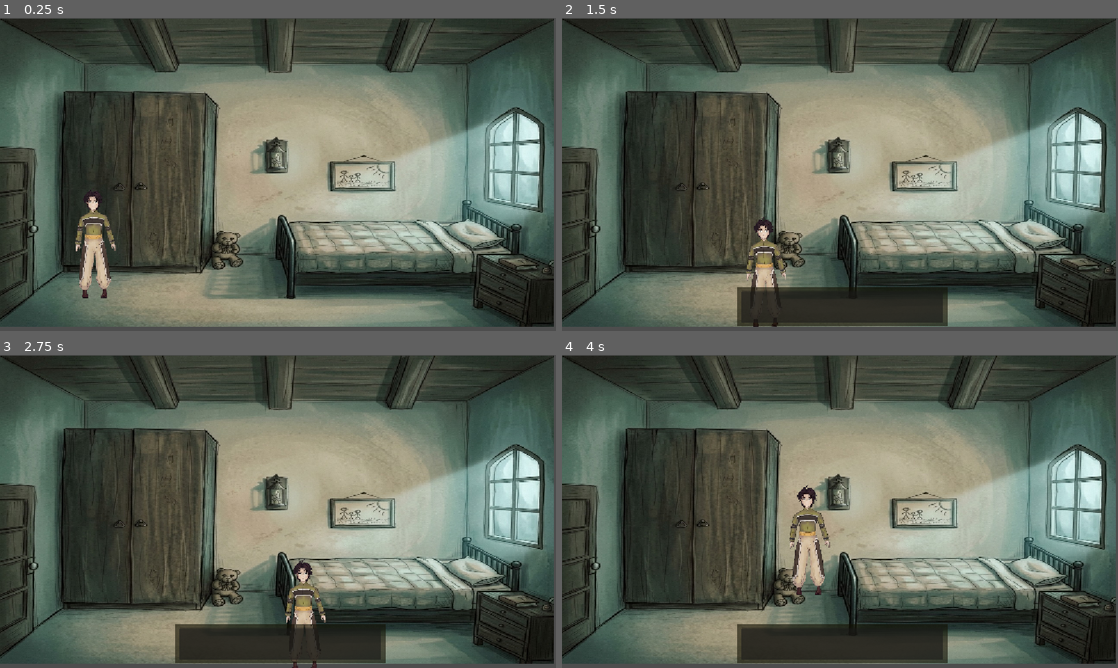
Above: before the commit, frames 1-4 (two rows, left to right).
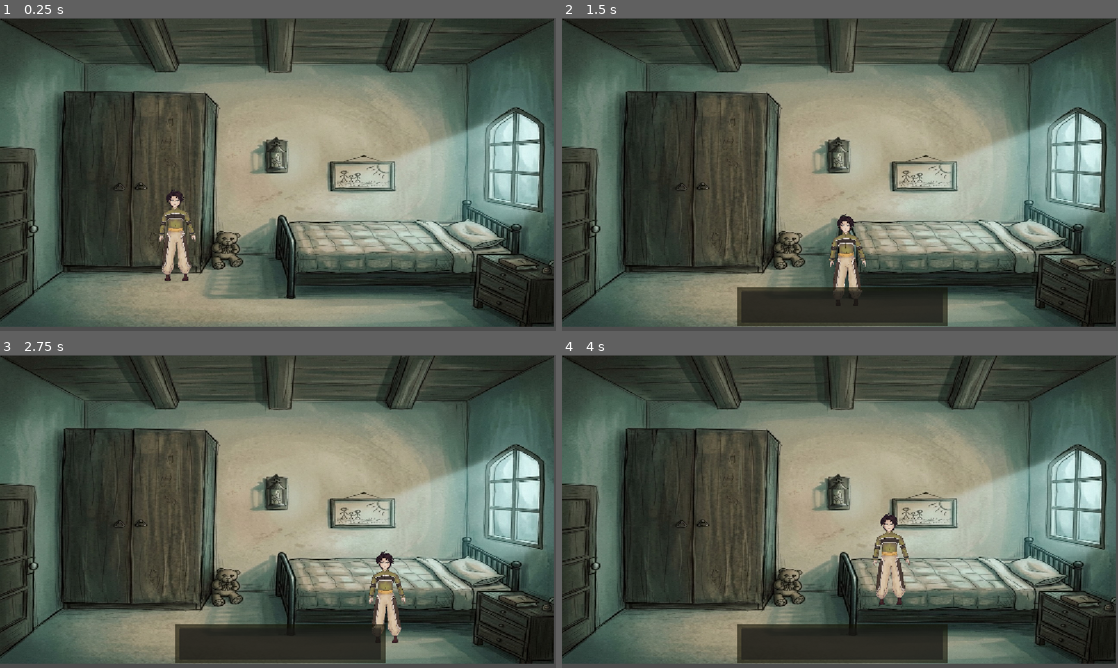
Above: after the commit, the same moments.

Repository: ramochka05/Geam
Game: Godot game, scene res://assets/levels/bedroom/bedroom.tscn
Same seed, same stepped clock (60 frames per second), same inputs: the game is played once before the commit and once after it.
Inputs:
- Up to frame 1 (0.25 s): no input
- Up to frame 2 (1.5 s): tap Enter at 0.5 s; hold Right (ui_right) 0.53-1.28 s; tap Tab (interact) at 0.6 s; tap E at 0.8, 1.35 s; hold Down (ui_down) from 1.28 s (still down)
- Up to frame 3 (2.75 s): tap Tab (interact) at 1.55, 2.1 s; tap Space at 2 s; release Down (ui_down) at 2.03 s; hold Right (ui_right) from 2.03 s (still down); tap E at 2.3 s
- Up to frame 4 (4 s): release Right (ui_right) at 2.78 s; hold Up (ui_up) 2.78-3.53 s; tap E at 2.85, 3.8 s; tap Tab (interact) at 3.05, 3.6 s; hold Left (ui_left) from 3.53 s (still down)

The runs differ from the first frame. In frame 1, 2.1% of the frame differs, in the area x 13-36%, y 54-90%; in frame 2, 1.7%; in frame 3, 1.9%; in frame 4, 2.3%, in the area x 40-63%, y 41-80%.

Commit message:
fix: two main transitions

Diff:
--- a/assets/levels/bedroom/bedroom.tscn
+++ b/assets/levels/bedroom/bedroom.tscn
@@ -2,19 +2,19 @@
 
 [ext_resource type="Texture2D" uid="uid://csmycqhb3xsg3" path="res://assets/levels/bedroom/bedroom.jpg" id="1_smmaq"]
 [ext_resource type="PackedScene" uid="uid://dwxxue464ng7a" path="res://assets/player/player.tscn" id="2_fnvm4"]
-[ext_resource type="PackedScene" uid="uid://brs8jnbcbbvve" path="res://portal/portal.tscn" id="3_1qynn"]
+[ext_resource type="Script" uid="uid://d0ly1b82x1co8" path="res://assets/levels/bedroom/exit_zone.gd" id="3_8aci4"]
 
 [sub_resource type="RectangleShape2D" id="RectangleShape2D_2v6b8"]
 size = Vector2(1274, 172)
-
-[sub_resource type="RectangleShape2D" id="RectangleShape2D_knfqp"]
-size = Vector2(62, 119)
 
 [sub_resource type="RectangleShape2D" id="RectangleShape2D_smmaq"]
 size = Vector2(1056.25, 172)
 
 [sub_resource type="RectangleShape2D" id="RectangleShape2D_fnvm4"]
 size = Vector2(67.84428, 75.59026)
+
+[sub_resource type="RectangleShape2D" id="RectangleShape2D_tdvnw"]
+size = Vector2(90, 230.5)
 
 [node name="Bedroom" type="Node2D" unique_id=516565049]
 
@@ -23,21 +23,11 @@
 scale = Vector2(0.896875, 0.71125984)
 texture = ExtResource("1_smmaq")
 
-[node name="player test" parent="." unique_id=505350250 groups=["player"] instance=ExtResource("2_fnvm4")]
-position = Vector2(-452, -280)
-scale = Vector2(2.5, 2.374)
-
 [node name="StaticBody2D" type="StaticBody2D" parent="." unique_id=315744719]
 
 [node name="CollisionShape2D" type="CollisionShape2D" parent="StaticBody2D" unique_id=1172877065]
 position = Vector2(593, 237)
 shape = SubResource("RectangleShape2D_2v6b8")
-
-[node name="portal" parent="." unique_id=772575493 instance=ExtResource("3_1qynn")]
-
-[node name="CollisionShape2D" type="CollisionShape2D" parent="portal" unique_id=1202189673]
-position = Vector2(29, 458)
-shape = SubResource("RectangleShape2D_knfqp")
 
 [node name="StaticBody2D2" type="StaticBody2D" parent="." unique_id=239225088]
 
@@ -59,3 +49,16 @@
 rotation = 1.0192723
 scale = Vector2(0.94776964, -2.0339575)
 shape = SubResource("RectangleShape2D_fnvm4")
+
+[node name="ExitZone" type="Area2D" parent="." unique_id=1955839250]
+script = ExtResource("3_8aci4")
+next_scene_path = "res://assets/levels/hall/hall.tscn"
+
+[node name="CollisionShape2D" type="CollisionShape2D" parent="ExitZone" unique_id=2064447631]
+position = Vector2(35, 467)
+shape = SubResource("RectangleShape2D_tdvnw")
+debug_color = Color(0.83637625, 0.0012604481, 0.93257874, 0.41960785)
+
+[node name="Player" parent="." unique_id=505350250 instance=ExtResource("2_fnvm4")]
+position = Vector2(255, 372)
+scale = Vector2(2, 2)
--- /dev/null
+++ b/assets/levels/bedroom/exit_zone.gd
@@ -0,0 +1,29 @@
+extends Area2D
+
+# Путь к следующей сцене (можно указать в инспекторе)
+@export var next_scene_path: String = "res://assets/levels/.../.tscn"
+
+# Название зоны (для отладки)
+@export var zone_name: String = "Выход"
+
+var player_is_near = false
+
+func _ready():
+	body_entered.connect(_on_body_entered)
+	body_exited.connect(_on_body_exited)
+
+func _on_body_entered(body):
+	if body.is_in_group("player"):
+		player_is_near = true
+		print("Игрок рядом с зоной: ", zone_name)
+
+func _on_body_exited(body):
+	if body.is_in_group("player"):
+		player_is_near = false
+		print("Игрок покинул зону: ", zone_name)
+
+# Вызывается из скрипта игрока при нажатии клавиши
+func interact():
+	if player_is_near and next_scene_path != "":
+		print("Переход на сцену: ", next_scene_path)
+		get_tree().change_scene_to_file(next_scene_path)
--- a/assets/levels/hall/hall.tscn
+++ b/assets/levels/hall/hall.tscn
@@ -2,13 +2,11 @@
 
 [ext_resource type="Texture2D" uid="uid://dyk2xymsrdxvk" path="res://assets/levels/hall/hall.jpg" id="1_i44t4"]
 [ext_resource type="PackedScene" uid="uid://dwxxue464ng7a" path="res://assets/player/player.tscn" id="2_53m2r"]
-[ext_resource type="PackedScene" uid="uid://brs8jnbcbbvve" path="res://assets/levels/portal/portal.tscn" id="3_r7kep"]
+[ext_resource type="PackedScene" uid="uid://brs8jnbcbbvve" path="res://portal/portal.tscn" id="3_r7kep"]
 [ext_resource type="PackedScene" uid="uid://dc4jfd01kh8dv" path="res://assets/items/apple/apple.tscn" id="4_hxxtw"]
 [ext_resource type="Script" uid="uid://4okgj2l3u6iq" path="res://assets/items/apple/bad_apple.gd" id="5_7vl5q"]
 [ext_resource type="Texture2D" uid="uid://dqwpdwtl0j3xv" path="res://assets/items/apple/bad_apple_sprite.png" id="6_8rbfl"]
-
-[sub_resource type="RectangleShape2D" id="RectangleShape2D_ts2qu"]
-size = Vector2(46.593704, 29.212067)
+[ext_resource type="Script" uid="uid://d0ly1b82x1co8" path="res://assets/levels/bedroom/exit_zone.gd" id="7_xtsg6"]
 
 [sub_resource type="RectangleShape2D" id="RectangleShape2D_xncuo"]
 size = Vector2(7.610489, 7.3191495)
@@ -22,29 +20,15 @@
 [sub_resource type="RectangleShape2D" id="RectangleShape2D_w0h0x"]
 size = Vector2(171.7479, 108.48272)
 
+[sub_resource type="RectangleShape2D" id="RectangleShape2D_7bwe1"]
+size = Vector2(168, 122.25)
+
 [node name="hall" type="Node2D" unique_id=903177662]
 
 [node name="hall" type="Sprite2D" parent="." unique_id=1145691021]
 position = Vector2(572, 323.00003)
 scale = Vector2(0.89453125, 0.71594685)
 texture = ExtResource("1_i44t4")
-
-[node name="player" parent="." unique_id=18880484 instance=ExtResource("2_53m2r")]
-z_index = 1
-position = Vector2(393, 100.00001)
-rotation = 0.054105207
-skew = -0.04886922
-
-[node name="PlayerArea" type="Area2D" parent="player" unique_id=175015965]
-position = Vector2(258.3, 304.76)
-
-[node name="PlayerCollision" type="CollisionShape2D" parent="player/PlayerArea" unique_id=1250435155]
-process_priority = 2
-position = Vector2(0.13631034, 6.344102)
-scale = Vector2(1.2000008, 1.2000008)
-skew = -0.040142573
-shape = SubResource("RectangleShape2D_ts2qu")
-debug_color = Color(0.69003457, 0.3745304, 0.8385237, 0.41960785)
 
 [node name="portal" parent="." unique_id=772575493 instance=ExtResource("3_r7kep")]
 position = Vector2(682, 337)
@@ -98,16 +82,6 @@
 scale = Vector2(4.597908, -5.1825204)
 shape = SubResource("RectangleShape2D_xncuo")
 
-[node name="portal3" parent="." unique_id=222247301 instance=ExtResource("3_r7kep")]
-position = Vector2(682, 337)
-scene = "kitchen"
-
-[node name="CollisionShape2D" type="CollisionShape2D" parent="portal3" unique_id=242918043]
-position = Vector2(-274, 43)
-rotation = -3.1415925
-scale = Vector2(4.597908, -5.1825204)
-shape = SubResource("RectangleShape2D_xncuo")
-
 [node name="portal4" parent="." unique_id=389458785 instance=ExtResource("3_r7kep")]
 position = Vector2(682, 337)
 scene = "bathroom"
@@ -131,3 +105,15 @@
 position = Vector2(61.01684, 5.861744)
 scale = Vector2(0.026117187, 0.020796234)
 texture = ExtResource("6_8rbfl")
+
+[node name="Player" parent="." unique_id=505350250 instance=ExtResource("2_53m2r")]
+position = Vector2(902, 489)
+
+[node name="ExitZone" type="Area2D" parent="." unique_id=668762984]
+script = ExtResource("7_xtsg6")
+next_scene_path = "res://assets/levels/kitchen/kitchen.tscn"
+
+[node name="CollisionShape2D" type="CollisionShape2D" parent="ExitZone" unique_id=1873106685]
+position = Vector2(427, 413)
+shape = SubResource("RectangleShape2D_7bwe1")
+debug_color = Color(0.83637625, 0.0012604481, 0.93257874, 0.41960785)
--- a/assets/levels/kitchen/kitchen.tscn
+++ b/assets/levels/kitchen/kitchen.tscn
@@ -2,12 +2,9 @@
 
 [ext_resource type="Texture2D" uid="uid://bcibtmnjawio0" path="res://assets/levels/kitchen/kitchen.jpg" id="1_crp0g"]
 [ext_resource type="PackedScene" uid="uid://dwxxue464ng7a" path="res://assets/player/player.tscn" id="2_5pn3r"]
-[ext_resource type="PackedScene" uid="uid://brs8jnbcbbvve" path="res://assets/levels/portal/portal.tscn" id="3_wnebr"]
+[ext_resource type="PackedScene" uid="uid://brs8jnbcbbvve" path="res://portal/portal.tscn" id="3_wnebr"]
 [ext_resource type="PackedScene" uid="uid://cagp2sm21boxg" path="res://assets/characters/mother/mother.tscn" id="4_wnebr"]
 [ext_resource type="Script" uid="uid://bwkd8tdv3p0mc" path="res://assets/characters/mother/mother.gd" id="5_ek7yq"]
-
-[sub_resource type="RectangleShape2D" id="RectangleShape2D_70nra"]
-size = Vector2(15.099998, 8.420391)
 
 [sub_resource type="RectangleShape2D" id="RectangleShape2D_ek7yq"]
 size = Vector2(61.5, 81.5)
@@ -48,19 +45,6 @@
 position = Vector2(582.6903, 321)
 scale = Vector2(0.45288306, 0.4613442)
 texture = ExtResource("1_crp0g")
-
-[node name="player test" parent="." unique_id=505350250 instance=ExtResource("2_5pn3r")]
-z_index = 1
-position = Vector2(252, -278.00003)
-scale = Vector2(2.5, 2.374)
-
-[node name="PlayerArea" type="Area2D" parent="player test" unique_id=2139511967]
-
-[node name="CollisionShape2D" type="CollisionShape2D" parent="player test/PlayerArea" unique_id=1162438495]
-position = Vector2(256.8, 306.2342)
-scale = Vector2(4, 3.9999998)
-shape = SubResource("RectangleShape2D_70nra")
-debug_color = Color(0.71830875, 0.2532061, 0.99999994, 0.41960785)
 
 [node name="portal" parent="." unique_id=772575493 instance=ExtResource("3_wnebr")]
 scene = "hous"
@@ -127,3 +111,7 @@
  В последний раз я его видела в доме"
 label_settings = SubResource("LabelSettings_ig7eq")
 horizontal_alignment = 1
+
+[node name="Player" parent="." unique_id=505350250 instance=ExtResource("2_5pn3r")]
+position = Vector2(778, 377)
+scale = Vector2(2, 2)
--- a/assets/player/player.gd
+++ b/assets/player/player.gd
@@ -6,9 +6,9 @@
 @onready var inventory = $Inventory
 @onready var inventory_ui = $InventoryUI
 # Получаем ссылку на узел спрайта (измените имя, если оно другое)
-@onready var sprite = $Sprite2D
+@onready var sprite = $PlayerSprite
 # Получаем ссылку на форму коллизии
-@onready var collision_shape = $CollisionShape2D
+@onready var collision_shape = $PlayerBody
 
 @onready var interaction_area: Area2D = $PlayerArea
 
@@ -34,13 +34,13 @@
 	var raw_scale = position.y / screen_size.y
 	current_scale = clamp(raw_scale, 0.15, 5.0)
 
-	# Применяем масштаб к спрайту или самому телу
-	# ВАЖНО: Если у вас есть спрайт внутри тела, используйте $Sprite2D.scale
-	# Если вы хотите масштабировать всё тело целиком (включая коллизию), пишите scale
-	$Sprite2D.scale = Vector2(current_scale, current_scale)
-	if collision_shape.shape is RectangleShape2D:
-		var base_size = Vector2(150, 350) # Впишите сюда ваш изначальный размер хитбокса
-		collision_shape.shape.size = base_size * current_scale
+	## Применяем масштаб к спрайту или самому телу
+	## ВАЖНО: Если у вас есть спрайт внутри тела, используйте $Sprite2D.scale
+	## Если вы хотите масштабировать всё тело целиком (включая коллизию), пишите scale
+	#$Sprite2D.scale = Vector2(current_scale, current_scale)
+	#if collision_shape.shape is RectangleShape2D:
+		#var base_size = Vector2(150, 350) # Впишите сюда ваш изначальный размер хитбокса
+		#collision_shape.shape.size = base_size * current_scale
 
 func _input(event):
 	# Проверяем, является ли событие нажатием клавиши
@@ -56,6 +56,7 @@
 	# Получаем все Area2D, которые пересекаются с игроком
 	if interaction_area != null:
 		var areas = interaction_area.get_overlapping_areas()
+		print(areas)
 		for area in areas:
 			if area.has_method("interact"):
 				# Дополнительно проверяем, что игрок действительно рядом с этим предметом
--- a/assets/player/player.tscn
+++ b/assets/player/player.tscn
@@ -5,24 +5,36 @@
 [ext_resource type="Script" uid="uid://m2fop5hgvsok" path="res://assets/inventory/inventory.gd" id="3_rac3s"]
 [ext_resource type="PackedScene" uid="uid://u7tcsdm0bwaw" path="res://assets/inventory/InventoryUI.tscn" id="4_tnfoc"]
 
-[sub_resource type="RectangleShape2D" id="RectangleShape2D_xys6k"]
-size = Vector2(29.5, 67.5)
+[sub_resource type="RectangleShape2D" id="RectangleShape2D_ouxva"]
+size = Vector2(101.75, 112.75)
 
-[node name="player_test" type="CharacterBody2D" unique_id=505350250]
-position = Vector2(-31, -29)
+[sub_resource type="CapsuleShape2D" id="CapsuleShape2D_d5dr7"]
+radius = 27.0
+height = 100.0
+
+[node name="Player" type="CharacterBody2D" unique_id=505350250 groups=["player"]]
+position = Vector2(140, 187)
 script = ExtResource("1_mnirw")
 
-[node name="Sprite2D" type="Sprite2D" parent="." unique_id=66812850]
-position = Vector2(258.12497, 312.625)
+[node name="PlayerSprite" type="Sprite2D" parent="." unique_id=66812850]
+position = Vector2(54, 37)
 scale = Vector2(0.17113549, 0.14969836)
 texture = ExtResource("2_rac3s")
-
-[node name="CollisionShape2D" type="CollisionShape2D" parent="." unique_id=117860163]
-visibility_layer = 16
-position = Vector2(256, 315)
-shape = SubResource("RectangleShape2D_xys6k")
 
 [node name="Inventory" type="Node" parent="." unique_id=1478239550]
 script = ExtResource("3_rac3s")
 
 [node name="InventoryUI" parent="." unique_id=753114972 instance=ExtResource("4_tnfoc")]
+
+[node name="PlayerArea" type="Area2D" parent="." unique_id=340163452]
+position = Vector2(-55, -29)
+
+[node name="PlayerCollision" type="CollisionShape2D" parent="PlayerArea" unique_id=1507826957]
+position = Vector2(110, 68)
+shape = SubResource("RectangleShape2D_ouxva")
+debug_color = Color(0.510883, 0.5780701, 5.7756904e-07, 0.41960785)
+
+[node name="PlayerBody" type="CollisionShape2D" parent="." unique_id=659829283]
+position = Vector2(56, 39)
+shape = SubResource("CapsuleShape2D_d5dr7")
+debug_color = Color(0.5667051, 0.5289337, 0.49367929, 0.41960785)
--- a/project.godot
+++ b/project.godot
@@ -27,6 +27,10 @@
 [dotnet]
 
 project/assembly_name="Iazaeblas"
+
+[global_group]
+
+player="Global node for player character"
 
 [input]
 
Not shown, added: assets/levels/bedroom/exit_zone.gd.uid
